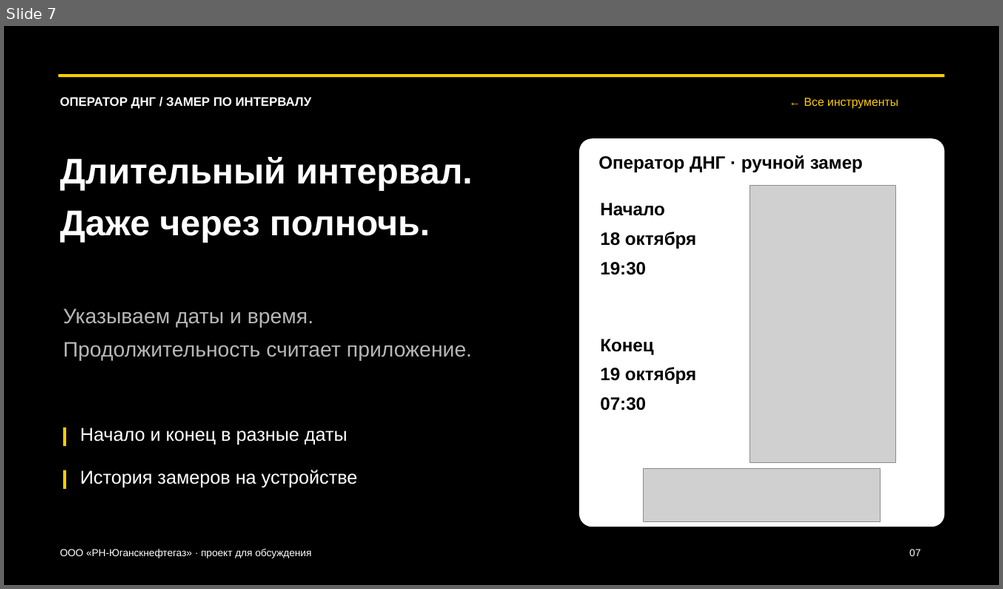
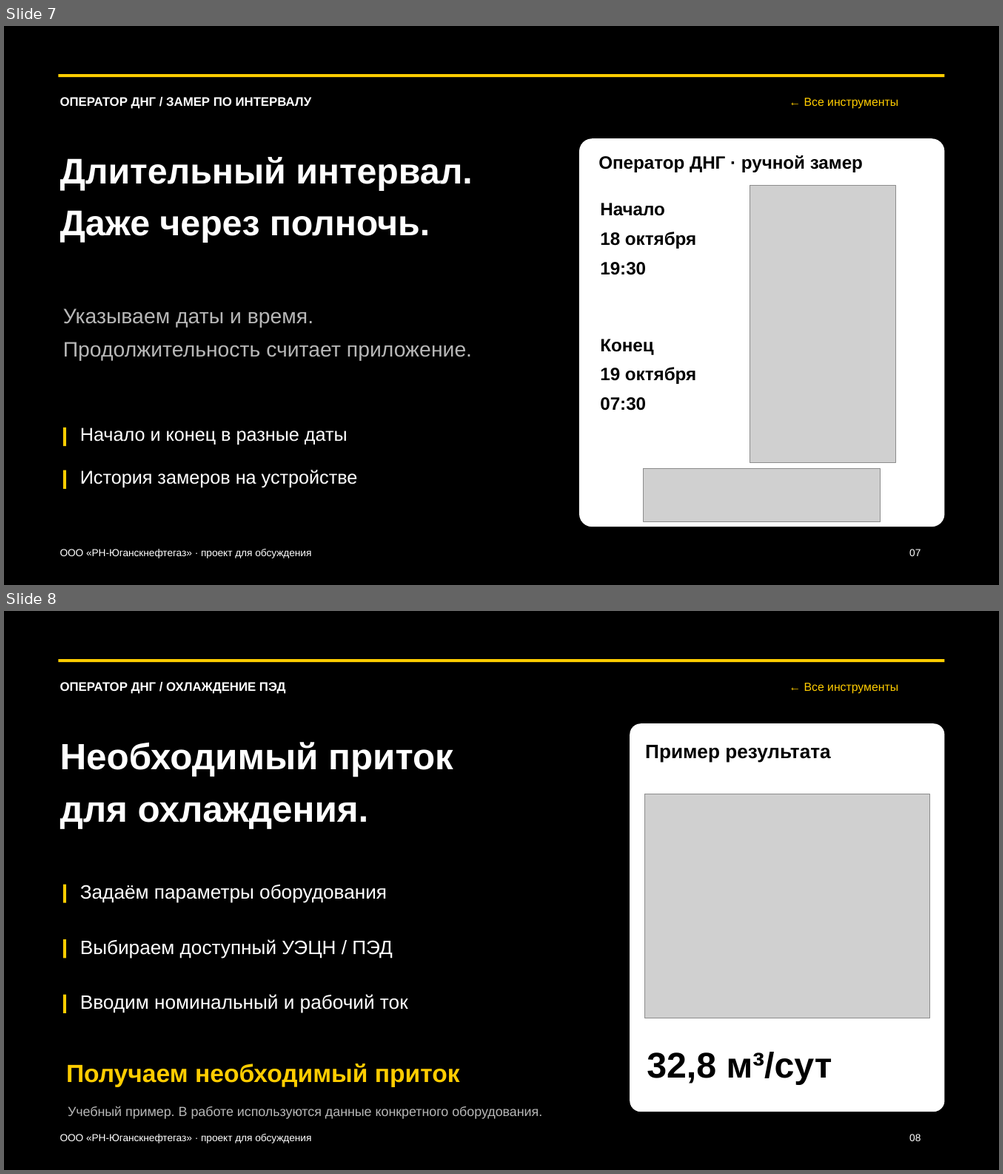
Before and after one commit to kkmusa/sanich6-ios-pwa, a slide deck: presentation/operator-dng-revision2/OperatorDNG_Presentation_Revision2.pptx. Shown one above the other, each under a label of ours: slide 7 before the commit, slides 7 and 8 after it. The pictures are 1003x589 and 1003x1174 pixels, drawn with LibreOffice and Linux fonts; fonts in the diff are those of the drawing; grey boxes stand for pictures. Boxes give left, top, right and bottom in pixels: in the first picture for what was removed or moved away, otherwise in the second. Text is boxed around its words. In the diff, an @@ line names an element or a change of style, - is before the commit and + after.

```diff
--- a/presentation/operator-dng-revision2/OperatorDNG_Presentation_Revision2.pptx
+++ b/presentation/operator-dng-revision2/OperatorDNG_Presentation_Revision2.pptx
@@ slide 8 added at <box>4,611,999,1170</box>, background #000000 @@
@@ rectangle added at <box>59,660,945,663</box>, fill #FFCD00 @@
@@ text added at <box>60,682,286,694</box>, 12 pt, text #FFFFFF, bold @@
+ОПЕРАТОР ДНГ / ОХЛАЖДЕНИЕ ПЭД
@@ text added at <box>804,683,898,694</box>, 11.2 pt, text #FFCD00 @@
+← Все инструменты
@@ text added at <box>60,742,453,829</box>, 35.2 pt, text #FFFFFF, bold @@
+Необходимый приток
+для охлаждения.
@@ rounded rectangle added at <box>630,723,945,1113</box>, fill #FFFFFF @@
@@ text added at <box>645,745,830,763</box>, 18.8 pt, text #000000, bold @@
+Пример результата
@@ picture added at <box>644,795,929,1019</box> @@
@@ rectangle added at <box>63,885,66,903</box>, fill #FFCD00 @@
@@ text added at <box>80,885,387,903</box>, 18.8 pt, text #FFFFFF @@
+Задаём параметры оборудования
@@ rectangle added at <box>63,940,66,959</box>, fill #FFCD00 @@
@@ text added at <box>80,940,392,959</box>, 18.8 pt, text #FFFFFF @@
+Выбираем доступный УЭЦН / ПЭД
@@ rectangle added at <box>63,995,66,1014</box>, fill #FFCD00 @@
@@ text added at <box>80,994,408,1014</box>, 18.8 pt, text #FFFFFF @@
+Вводим номинальный и рабочий ток
@@ text added at <box>646,1052,832,1085</box>, 34.5 pt, text #000000, bold @@
+32,8 м³/сут
@@ text added at <box>66,1064,460,1088</box>, 24 pt, text #FFCD00, bold @@
+Получаем необходимый приток
@@ text added at <box>68,1106,542,1119</box>, 12.8 pt, text #B7B7B7 @@
+Учебный пример. В работе используются данные конкретного оборудования.
@@ text added at <box>60,1134,311,1144</box>, 9.8 pt, text #FFFFFF @@
+ООО «РН-Юганскнефтегаз» · проект для обсуждения
@@ text added at <box>909,1134,920,1142</box>, 9.8 pt, text #FFFFFF @@
+08
```
Also in this commit, not shown: 4 slides changed, 1 slide removed, 4 other files.
